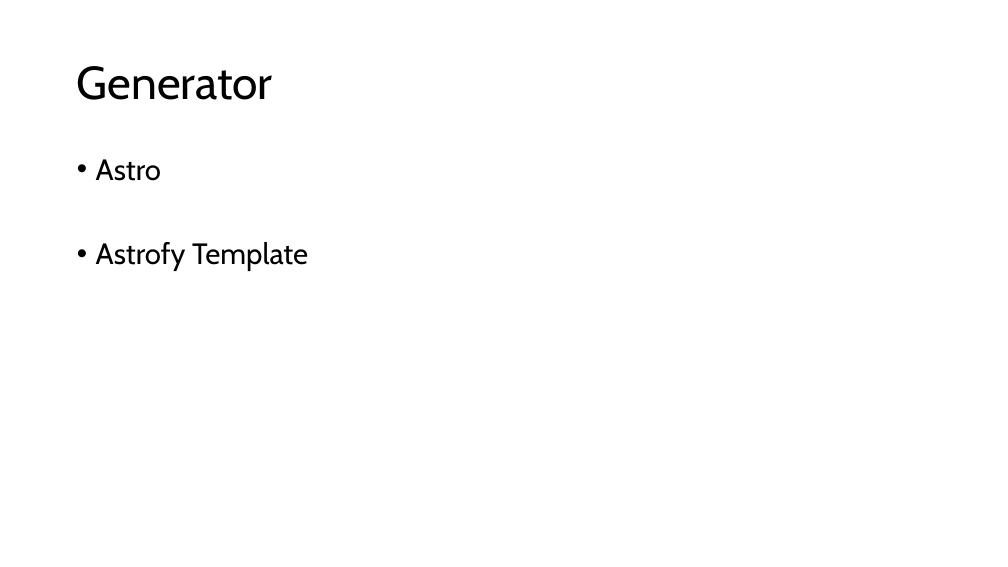
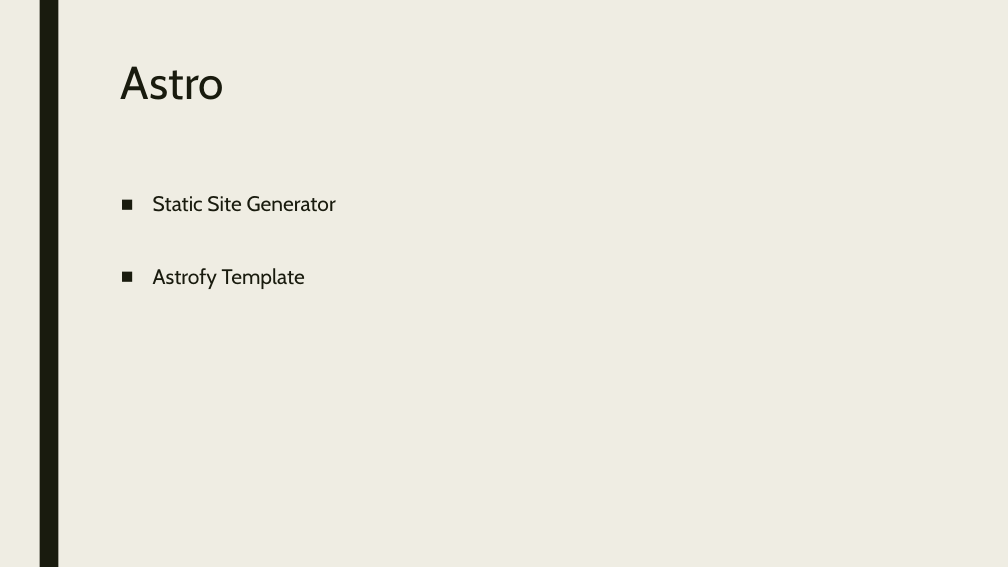
Before and after one commit to daveYQ/Portfolio, a slide deck: slide 2 of Praesentation.pptx. Drawn at 1008x567 pixels with LibreOffice and Linux fonts; fonts in the diff are those of the drawing. Boxes give left, top, right and bottom in pixels: in the first picture for what was removed or moved away, otherwise in the second. Text is boxed around its words. In the diff, an @@ line names an element or a change of style, - is before the commit and + after.

```diff
--- a/Praesentation.pptx
+++ b/Praesentation.pptx
@@ background #FFFFFF to #EFEDE3 @@
@@ rectangle added at <box>39,0,58,567</box>, fill #191B0E @@
@@ title "Astro" at <box>121,66,224,100</box>: vertical alignment middle to top @@
@@ title at <box>121,66,224,100</box>: text changed; text colour #000000 to #191B0E @@
-Generator
+Astro
@@ text "Static Site Generator": place and size @@
-text "Static Site Generator" at <box>96,159,308,271</box>
+text "Static Site Generator" at <box>153,196,336,289</box>
@@ text at <box>153,196,336,212</box>: text changed; size 28 to 20 pt; text colour #000000 to #191B0E @@
-• Astro
+■ Static Site Generator
@@ text at <box>153,268,305,289</box>: size 28 to 20 pt, text colour #000000 to #191B0E in "Astrofy Template"; bullet • to ■; line spacing 0.9 to 0.94; more space between paragraphs @@
```
Also in this commit, not shown: 4 other slides changed, 4 slides added.
